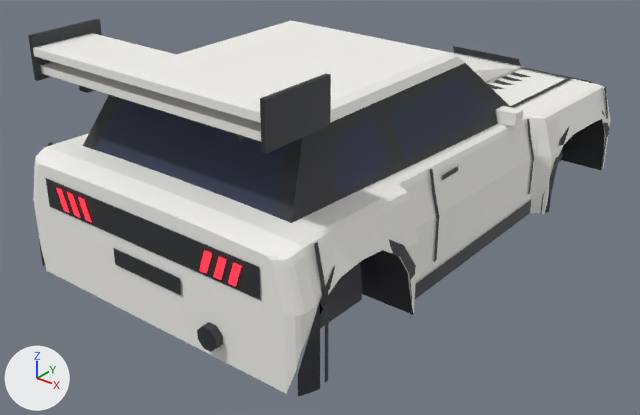
One commit to the glTF model assets/meshes/griffe/Griffe.glb: the scene before it, then after it.
Rendered twice from a 50 mm lens placed at (10.04, -13.56, 6.86), pointed at (-0.15, -0.83, -1.04). Arrows for +X, +Y and +Z are at lower left; the lights stay in place. The picture after the commit comes second.

Before the edit, the objects in view are built like this:
```python
me_exhaust = bpy.data.meshes.new('Exhaust')
me_exhaust.from_pydata(...)  # an 8-sided cylinder along y spanning x 1.247..1.653, y -5.65..-5.25, z -1.203..-0.797
me_exhaust.materials.append(mat_trim)  # dark grey #2f3035
me_ink_bumpr_r = bpy.data.meshes.new('Ink_BumpR_R')
me_ink_bumpr_r.from_pydata(...)  # 10 vertices, 8 faces; spans x 3.07..3.27, y -4.99..-4.91, z -1.37..0.94
me_ink_bumpr_r.materials.append(mat_trim)  # dark grey #2f3035
me_underbody = bpy.data.meshes.new('Underbody')
me_underbody.from_pydata(...)  # 105 vertices, 136 faces; spans x -3.24..3.24, y -5.5..6.3, z -1.42..0.33
me_underbody.materials.append(mat_trim)  # dark grey #2f3035
ob_exhaust = bpy.data.objects.new('Exhaust', me_exhaust)
ob_exhaust.location = (0.0, 0.0, 0.0)
ob_ink_bumpr_r = bpy.data.objects.new('Ink_BumpR_R', me_ink_bumpr_r)
ob_ink_bumpr_r.location = (0.0, 0.0, 0.0)
ob_underbody = bpy.data.objects.new('Underbody', me_underbody)
ob_underbody.location = (0.0, 0.0, 0.0)
# also in view: 'Fender_FR' at (2.92, 3.85, -0.36); 'ArchLip_RR' at (3.2, -3.95, -0.44); 'BumperRear' at (0.0, -5.25, -0.21); 'Trunk' at (0.0, -4.93, 0.98); 'TailGarnish' at (0.0, -5.52, 0.33)
```
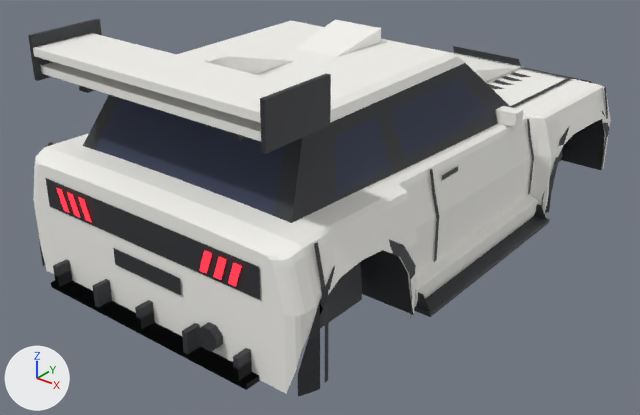
The change, as a diff of the scene's bpy script:
```diff
--- a/assets/meshes/griffe/Griffe.glb.py
+++ b/assets/meshes/griffe/Griffe.glb.py
@@ me_opt_roof_scoop_accroofscoop @@
+me_opt_roof_scoop_accroofscoop.from_pydata([(-0.48, -1.15, 2.3), (0.48, -1.15, 2.3), (0.55, 0.15, 2.58), (-0.55, 0.15, 2.58), (0.55, 0.15, 2.28), (0.48, -1.15, 2.28), (-0.48, -1.15, 2.28), (-0.55, 0.15, 2.28)], [], [(0, 1, 2), (0, 2, 3), (4, 2, 1), (4, 1, 5), (6, 0, 3), (6, 3, 7)])
+me_opt_roof_scoop_accroofscoop.materials.append(mat_body)  # white #f7f6f1
@@ me_opt_roof_fin_accsharkfin @@
+me_opt_roof_fin_accsharkfin.from_pydata([(0.05, -3.55, 2.78), (0.05, -3.9, 2.78), (0.05, -3.9, 2.29), (0.05, -1.78, 2.29), (-0.05, -1.78, 2.29), (-0.05, -3.9, 2.29), (-0.05, -3.9, 2.78), (-0.05, -3.55, 2.78)], [], [(0, 1, 2), (0, 2, 3), (4, 5, 6), (4, 6, 7), (6, 1, 0), (6, 0, 7), (7, 0, 3), (7, 3, 4), (5, 2, 1), (5, 1, 6)])
+me_opt_roof_fin_accsharkfin.materials.append(mat_body)  # white #f7f6f1
@@ ob_opt_skirts_side_accskirt_r @@
+ob_opt_skirts_side_accskirt_r = bpy.data.objects.new('Opt_Skirts_Side_AccSkirt_R', me_opt_skirts_side_accskirt_r)  # 10 vertices, 14 faces; spans x 2.95..3.15, y -2.3..2.3, z -1.46..-0.98; in mat_body (white #f7f6f1)
+ob_opt_skirts_side_accskirt_r.location = (0.0, 0.0, 0.0)
@@ ob_opt_skirts_blade_accsideblade_r @@
+ob_opt_skirts_blade_accsideblade_r = bpy.data.objects.new('Opt_Skirts_Blade_AccSideBlade_R', me_opt_skirts_blade_accsideblade_r)  # 16 vertices, 16 faces; spans x 2.95..3.45, y -2.3..2.3, z -1.48..-1.12; in mat_trim (dark grey #2f3035)
+ob_opt_skirts_blade_accsideblade_r.location = (0.0, 0.0, 0.0)
@@ ob_opt_roof_scoop_accroofscoop @@
+ob_opt_roof_scoop_accroofscoop = bpy.data.objects.new('Opt_Roof_Scoop_AccRoofScoop', me_opt_roof_scoop_accroofscoop)
+ob_opt_roof_scoop_accroofscoop.location = (0.0, 0.0, 0.0)
@@ ob_opt_roof_fin_accsharkfin @@
+ob_opt_roof_fin_accsharkfin = bpy.data.objects.new('Opt_Roof_Fin_AccSharkFin', me_opt_roof_fin_accsharkfin)
+ob_opt_roof_fin_accsharkfin.location = (0.0, 0.0, 0.0)
@@ ob_opt_diffuser_road_accdiffuser @@
+ob_opt_diffuser_road_accdiffuser = bpy.data.objects.new('Opt_Diffuser_Road_AccDiffuser', me_opt_diffuser_road_accdiffuser)  # a box spanning x -2.4..2.4, y -5.79..-5.24, z -1.44..-1.34; a box spanning x -2.25..-2.15, y -5.79..-5.24, z -1.34..-1.12; a box spanning x -0.05..0.05, y -5.79..-5.24, z -1.34..-1.12; a box spanning x 2.15..2.25, y -5.79..-5.24, z -1.34..-1.12; in mat_trim (dark grey #2f3035)
+ob_opt_diffuser_road_accdiffuser.location = (0.0, 0.0, 0.0)
@@ ob_opt_diffuser_race_accdiffuserrace @@
+ob_opt_diffuser_race_accdiffuserrace = bpy.data.objects.new('Opt_Diffuser_Race_AccDiffuserRace', me_opt_diffuser_race_accdiffuserrace)  # a box spanning x -2.4..2.4, y -5.79..-4.89, z -1.44..-1.34; a box spanning x -2.25..-2.15, y -5.79..-4.89, z -1.34..-0.94; a box spanning x -1.15..-1.05, y -5.79..-4.89, z -1.34..-0.94; a box spanning x -0.05..0.05, y -5.79..-4.89, z -1.34..-0.94; a box spanning x 1.05..1.15, y -5.79..-4.89, z -1.34..-0.94; a box spanning x 2.15..2.25, y -5.79..-4.89, z -1.34..-0.94; in mat_trim (dark grey #2f3035)
+ob_opt_diffuser_race_accdiffuserrace.location = (0.0, 0.0, 0.0)
```

Where the change shows, as pixel boxes (x1, y1, x2, y2) in the pictures (640 x 415 px):
'Opt_Skirts_Side_AccSkirt_R', added
    after: (414, 195, 538, 307)
'Opt_Diffuser_Road_AccDiffuser', added
    after: (51, 270, 260, 390)
'Opt_Skirts_Blade_AccSideBlade_R', added
    after: (414, 204, 550, 317)
'Opt_Diffuser_Race_AccDiffuserRace', added
    after: (51, 259, 259, 389)
'Opt_Roof_Scoop_AccRoofScoop', added
    after: (296, 19, 381, 57)
'Opt_Roof_Fin_AccSharkFin', added
    after: (205, 55, 293, 75)
'Rocker_R', unchanged, covered by the edit
    before: (415, 200, 531, 299)
